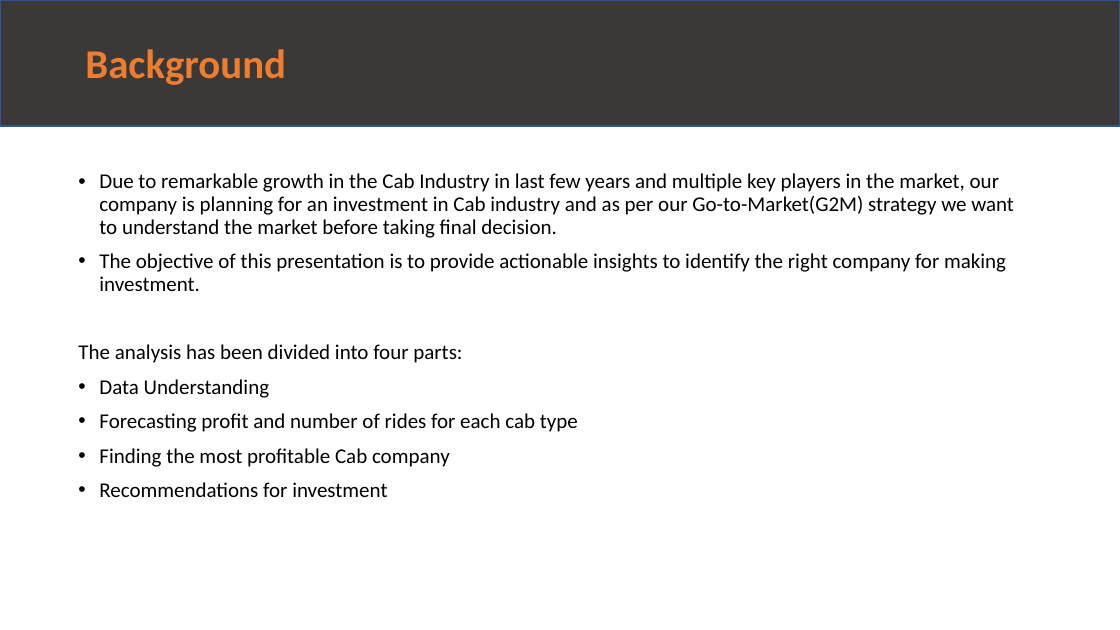
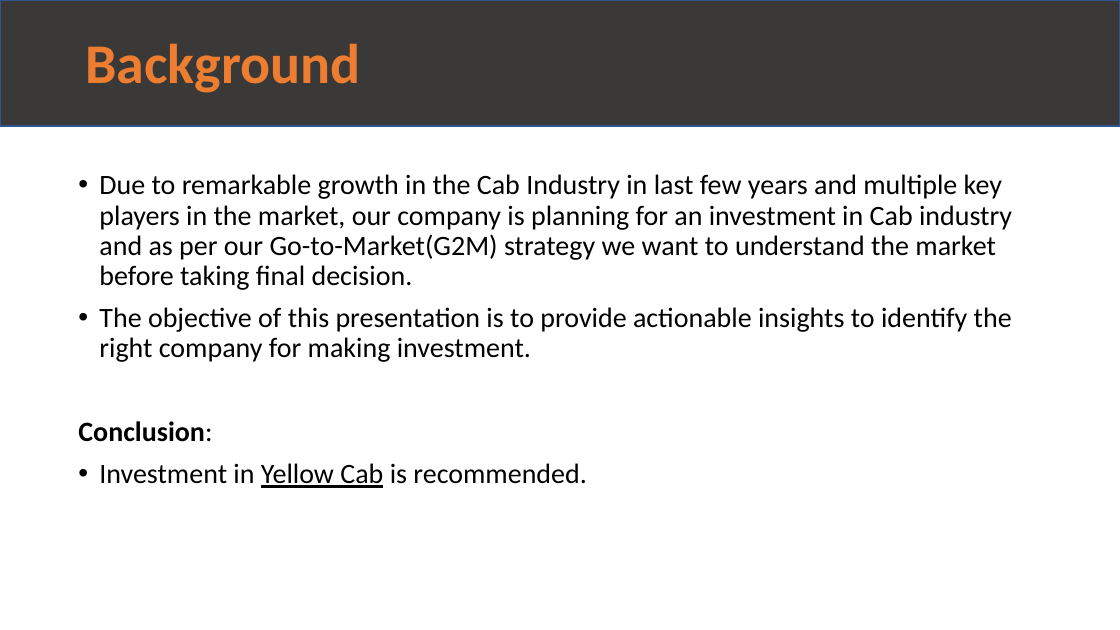
Before and after one commit to Amy0Shen/G2M-for-Cab, a slide deck: slide 3 of G2M_Case_Study.pptx. Drawn at 1120x630 pixels with LibreOffice and Linux fonts; fonts in the diff are those of the drawing. Boxes give left, top, right and bottom in pixels: in the first picture for what was removed or moved away, otherwise in the second. Text is boxed around its words. In the diff, an @@ line names an element or a change of style, - is before the commit and + after.

```diff
--- a/G2M_Case_Study.pptx
+++ b/G2M_Case_Study.pptx
@@ title "Background" at (85,43,360,93): size 35 to 48 pt @@
@@ text at (99,174,1012,362): size 18 to 24 pt in "Due to remarkable growth in the Cab ...", "The objective of this presentation is to ..." @@
@@ text at (78,421,586,488): text changed; size 18 to 24 pt @@
-The analysis has been divided into four parts:
-• Data Understanding
-• Forecasting profit and number of rides for each cab type
-• Finding the most profitable Cab company
-• Recommendations for investment
+Conclusion:
+• Investment in Yellow Cab is recommended.
```
Also in this commit, not shown: 6 slides added, 1 other file.
